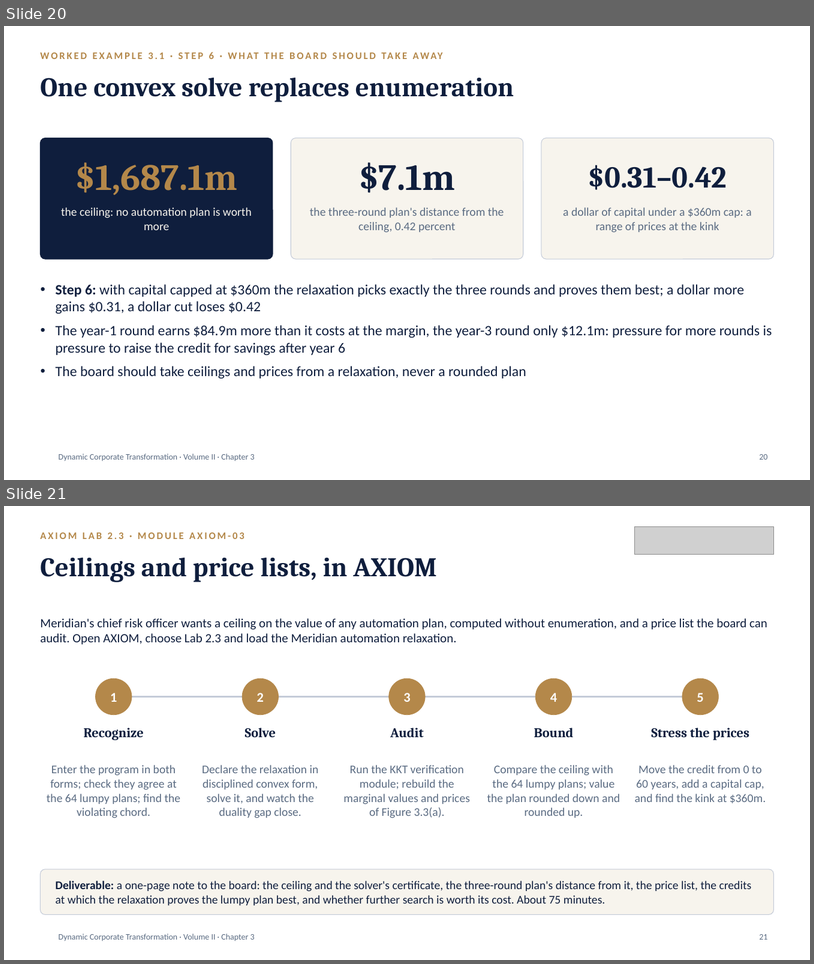
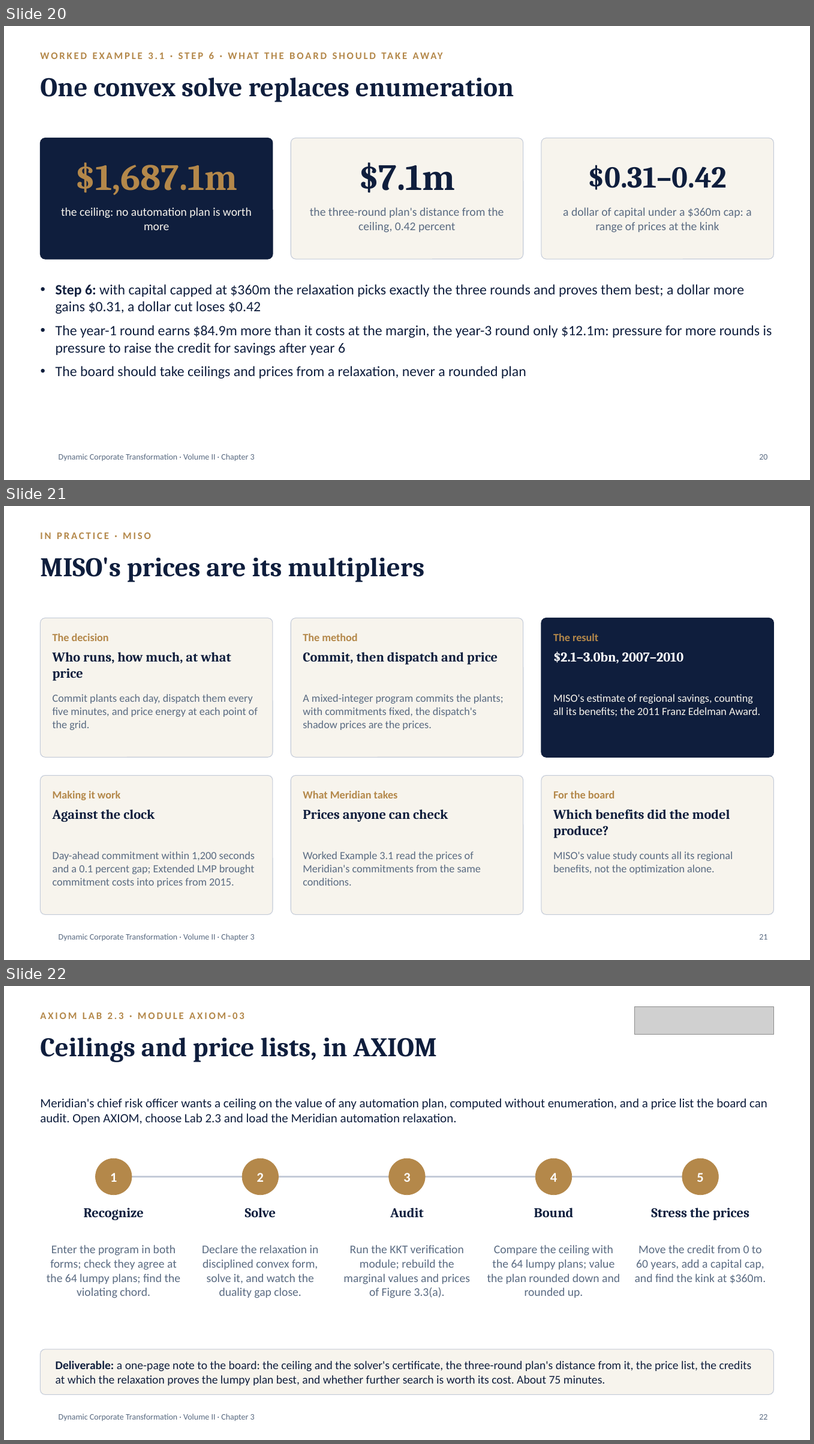
Before and after one commit to drsamirasaf-creator/dct-course, a slide deck: downloads/DCT_V2_Ch03_Slides.pptx. Shown one above the other, each under a label of ours: slides 20 and 21 before the commit, slides 20, 21 and 22 after it. The pictures are 814x964 and 814x1444 pixels, drawn with LibreOffice and Linux fonts; fonts in the diff are those of the drawing; grey boxes stand for pictures; background and template pictures are left out. Boxes give left, top, right and bottom in pixels: in the first picture for what was removed or moved away, otherwise in the second. Text is boxed around its words. In the diff, an @@ line names an element or a change of style, - is before the commit and + after.

```diff
--- a/downloads/DCT_V2_Ch03_Slides.pptx
+++ b/downloads/DCT_V2_Ch03_Slides.pptx
@@ slide 21 added at box(4, 506, 810, 960), background #FFFFFF; not listed: 1 template element that a slide beside it also shows @@
@@ text added at box(40, 532, 151, 539), 12 pt, text #B4884A, bold @@
+IN PRACTICE · MISO
@@ title added at box(40, 557, 425, 582), 32 pt, text #0F1E3D, bold @@
+MISO's prices are its multipliers
@@ rounded rectangle added at box(40, 618, 273, 757), fill #F7F4ED, outline #C4CBD8 0.75 pt @@
@@ rounded rectangle added at box(291, 618, 523, 757), fill #F7F4ED, outline #C4CBD8 0.75 pt @@
@@ rounded rectangle added at box(542, 618, 774, 757), fill #0F1E3D, outline #0F1E3D 0.75 pt @@
@@ text added at box(53, 633, 109, 641), 13 pt, text #B4884A, bold @@
+The decision
@@ text added at box(303, 633, 357, 641), 13 pt, text #B4884A, bold @@
+The method
@@ text added at box(554, 633, 599, 641), 13 pt, text #B4884A, bold @@
+The result
@@ text added at box(53, 652, 231, 681), 16 pt, text #0F1E3D, bold @@
+Who runs, how much, at what price
@@ text added at box(303, 652, 498, 664), 16 pt, text #0F1E3D, bold @@
+Commit, then dispatch and price
@@ text added at box(554, 651, 684, 663), 16 pt, text #FFFFFF, bold @@
+$2.1–3.0bn, 2007–2010
@@ text added at box(53, 694, 258, 730), 13 pt, text #5A6B82 @@
+Commit plants each day, dispatch them every five minutes, and price energy at each point of the grid.
@@ text added at box(303, 694, 504, 730), 13 pt, text #5A6B82 @@
+A mixed-integer program commits the plants; with commitments fixed, the dispatch's shadow prices are the prices.
@@ text added at box(554, 694, 761, 716), 13 pt, text #F7F4ED @@
+MISO's estimate of regional savings, counting all its benefits; the 2011 Franz Edelman Award.
@@ rounded rectangle added at box(40, 775, 273, 915), fill #F7F4ED, outline #C4CBD8 0.75 pt @@
@@ rounded rectangle added at box(291, 775, 523, 915), fill #F7F4ED, outline #C4CBD8 0.75 pt @@
@@ rounded rectangle added at box(542, 775, 774, 915), fill #F7F4ED, outline #C4CBD8 0.75 pt @@
@@ text added at box(53, 790, 120, 800), 13 pt, text #B4884A, bold @@
+Making it work
@@ text added at box(303, 790, 398, 798), 13 pt, text #B4884A, bold @@
+What Meridian takes
@@ text added at box(554, 790, 615, 798), 13 pt, text #B4884A, bold @@
+For the board
@@ text added at box(53, 809, 155, 822), 16 pt, text #0F1E3D, bold @@
+Against the clock
@@ text added at box(303, 809, 448, 822), 16 pt, text #0F1E3D, bold @@
+Prices anyone can check
@@ text added at box(554, 809, 731, 838), 16 pt, text #0F1E3D, bold @@
+Which benefits did the model produce?
@@ text added at box(53, 851, 255, 887), 13 pt, text #5A6B82 @@
+Day-ahead commitment within 1,200 seconds and a 0.1 percent gap; Extended LMP brought commitment costs into prices from 2015.
@@ text added at box(303, 851, 481, 885), 13 pt, text #5A6B82 @@
+Worked Example 3.1 read the prices of Meridian's commitments from the same conditions.
@@ text added at box(554, 851, 734, 874), 13 pt, text #5A6B82 @@
+MISO's value study counts all its regional benefits, not the optimization alone.
@@ page number added at box(759, 934, 768, 939), 10 pt, text #5A6B82 @@
+21
@@ what was slide 21 is now slide 22 @@
@@ page number at box(759, 1414, 768, 1419): text changed @@
-21
+22
```
Also in this commit, not shown: 1 slide changed, 15 other files.
